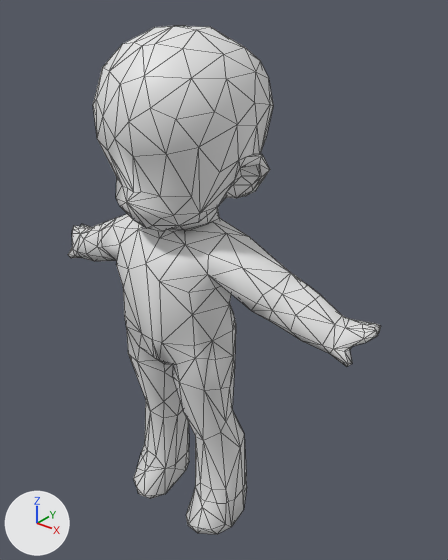
The Blender file Models/pawnHumanRig.blend as it was, and as the next commit left it.
Both versions are drawn from a 50 mm camera at (21.6, -23.4, 31.7) aimed at (1.3, 1.9, 16.0). Lighting does not change. The marker at lower left points along +X, +Y and +Z. The first picture is the older version. Both versions are drawn at full value of the shape key 'Hulk' of 'Body'; the numbers are the values there. Mesh edges are drawn as thin lines.

Script lines for the objects in view, before the commit:
```python
me_head_001 = bpy.data.meshes.new('Head.001')
me_head_001.from_pydata(...)  # 169 vertices, 334 faces; spans x -4.77..4.77, y -4.41..4.85, z 19.93..29.54
me_mesh0_001 = bpy.data.meshes.new('Mesh0.001')
me_mesh0_001.from_pydata(...)  # 432 vertices, 758 faces; spans x -11.3..11.3, y -3.2..2.7, z -0.1..21.9
ob_body = bpy.data.objects.new('Body', me_mesh0_001)
ob_body.location = (0.0, 0.0, 0.14)
ob_head = bpy.data.objects.new('Head', me_head_001)
ob_head.location = (0.0, 0.0, 0.14)
```
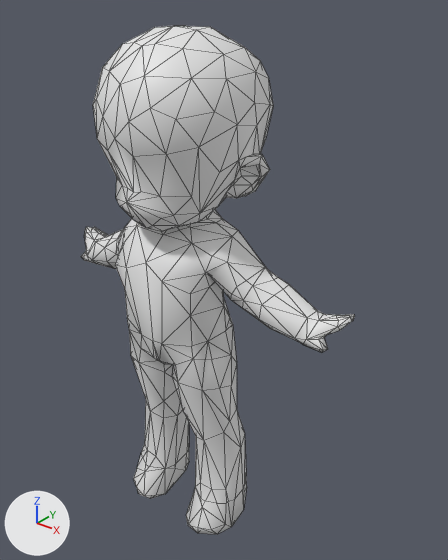
Location of each change, [x1, y1, x2, y2] in pixels of the pictures (448 x 560 px; the box of a moved part takes in the faces that stretch with it):
'Body', reshaped (12% narrower): before [68, 207, 381, 534]; after [81, 209, 355, 534]
part 1 of me_mesh0_001, moved or reshaped: before [68, 207, 381, 488]; after [81, 209, 355, 488]

Edits to the bpy script that builds the scene:
```text
Change me_mesh0_001:
    used by ob_body; location = (0.0, 0.0, 0.14)
    remove me_mesh0_001.from_pydata(...)  # 432 vertices, 758 faces; spans x -11.3..11.3, y -3.2..2.7, z -0.1..21.9
    add me_mesh0_001.from_pydata(...)  # 432 vertices, 758 faces; spans x -9.9..9.9, y -3.1..2.6, z -0.1..21.6
    me_mesh0_001 part 1: 318 of 432 vertices moved; they spanned x -11.3..11.3, y -3.2..2.7, z 6.0..21.9 and now span x -9.9..9.9, y -3.1..2.6, z 6.0..21.6; mean shift (0.0, 0.0, 0.0); largest move (7.8, -0.7, 16.9) -> (5.9, -0.7, 16.8)
```
